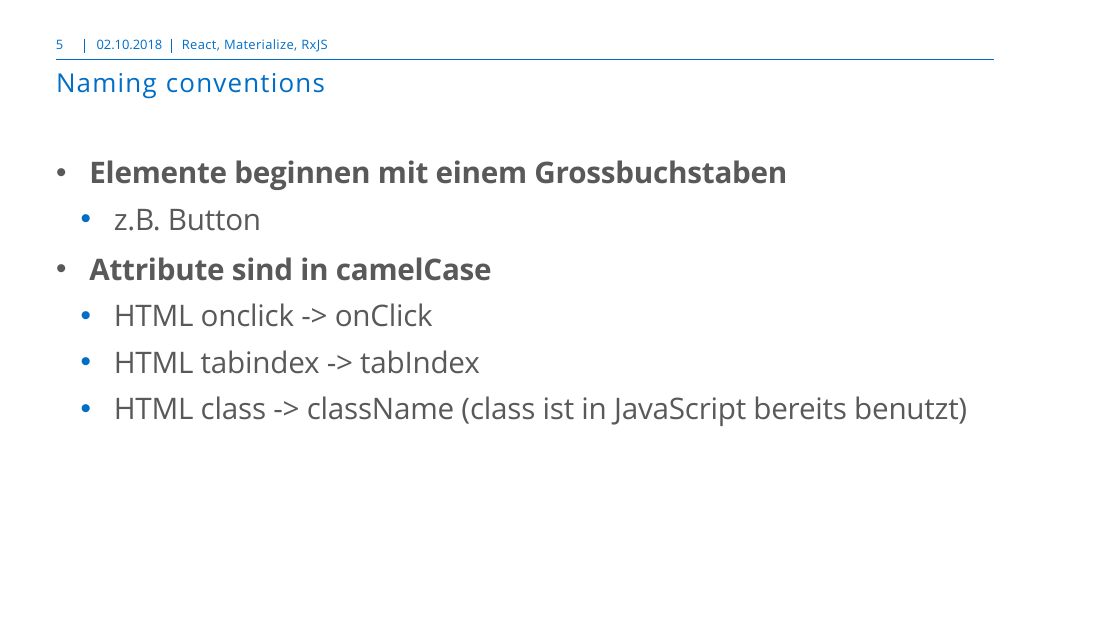
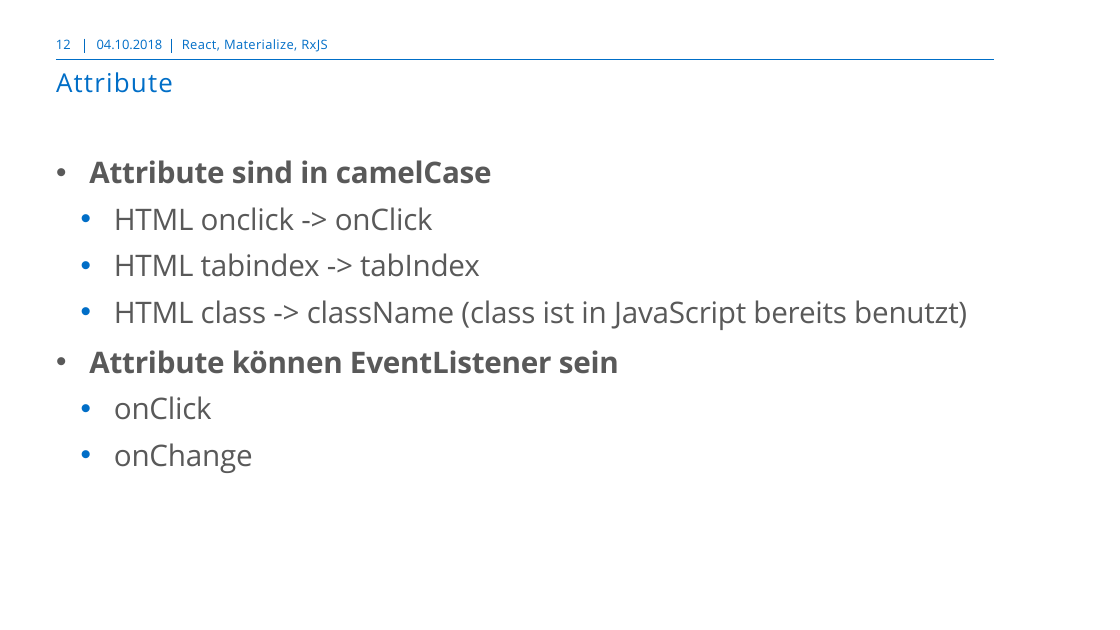
Before and after one commit to markusborer/ReactSample, a slide deck: slide 12 of React.pptx (slide 5 before the commit). Drawn at 1120x630 pixels with LibreOffice and Linux fonts; fonts in the diff are those of the drawing; background and template pictures are left out. Boxes give left, top, right and bottom in pixels: in the first picture for what was removed or moved away, otherwise in the second. Text is boxed around its words. In the diff, an @@ line names an element or a change of style, - is before the commit and + after.

```diff
--- a/React.pptx
+++ b/React.pptx
@@ page number at box(56, 39, 71, 49): text changed @@
-5
+12
@@ text at box(97, 39, 163, 49): text changed @@
-02.10.2018
+04.10.2018
@@ title at box(56, 72, 173, 93): text changed @@
-Naming conventions
+Attribute
@@ text at box(89, 160, 787, 231): paragraphs removed @@
-• Elemente beginnen mit einem Grossbuchstaben
-    • z.B. Button
@@ text at box(89, 350, 619, 473): paragraphs added @@
+• Attribute können EventListener sein
+    • onClick
+    • onChange
```
Also in this commit, not shown: 3 other slides changed, 11 slides added.
